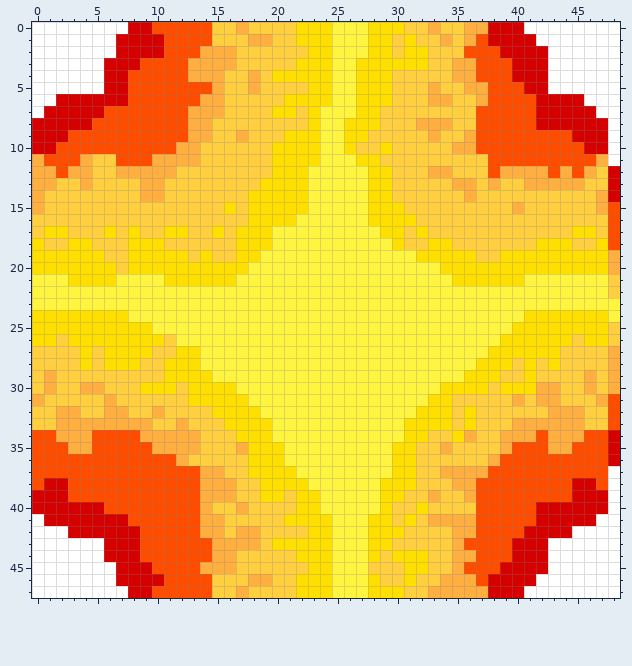
Pixel-art sprite, stored at bin/ObjetosImg/Explosion.png. The picture above is the old version.
The file is 49x48 pixels. Pixels under 10% opacity are left out. Colours within 5 levels of each other are drawn and written as one.
New version:
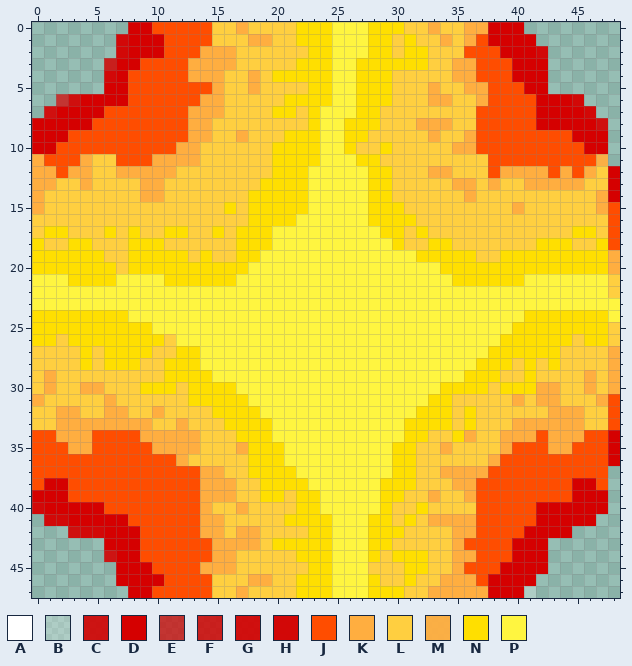
Palette (. is transparent): A #ffffff  B #ffffff3b  C #d40000e4  D #d50000  E #d50000b8  F #d50000d3  G #d50000ea  H #d50000f4  J #ff4d00  K #ffae40  L #ffcf40  M #ffae40f3  N #ffdf00  P #fff540
Diff:
Colour B replaces colour A in row 47 at x 41.
Colour C replaces colour D in row 44 at x 6.
Colour E replaces colour D in row 6 at x 2.
Colour F replaces colour D in row 3 at x 6.
Colour G replaces colour D in row 6 at x 3; in row 7 at x 1; in row 8 at x 47; in row 42 at x 3.
Colour H replaces colour D in row 1 at x 7; in row 2 at x 7 and 42; in row 4 at x 6; in row 6 at x 45; in row 7 at x 46; in row 40 at x 0.
Colour H replaces colour D in row 41 at x 1 to 2; in row 42 at x 4 to 5.
Colour M replaces colour K in row 11 at x 47.
Colour A is removed in row 0 at x 0 to 7 and 41 to 48; in row 1 at x 0 to 6 and 42 to 48; in row 2 at x 0 to 6 and 43 to 48; in rows 3 to 5 at x 0 to 5 and 43 to 48; in row 6 at x 0 to 1 and 46 to 48; in row 7 at x 0 and 47 to 48.
Colour A is removed in rows 8 to 11 at x 48; in rows 37 to 40 at x 48; in row 41 at x 0 and 47 to 48; in row 42 at x 0 to 2 and 45 to 48; in rows 43 to 44 at x 0 to 5 and 43 to 48; in row 45 at x 0 to 6 and 43 to 48.
Colour A is removed in row 46 at x 0 to 6 and 42 to 48; in row 47 at x 0 to 7 and 42 to 48.
Where, in picture pixels (left, top, right, bottom), the same in both pictures:
changed: (32, 22, 128, 118)
changed: (524, 22, 620, 166)
changed: (524, 466, 620, 598)
changed: (32, 502, 128, 598)
